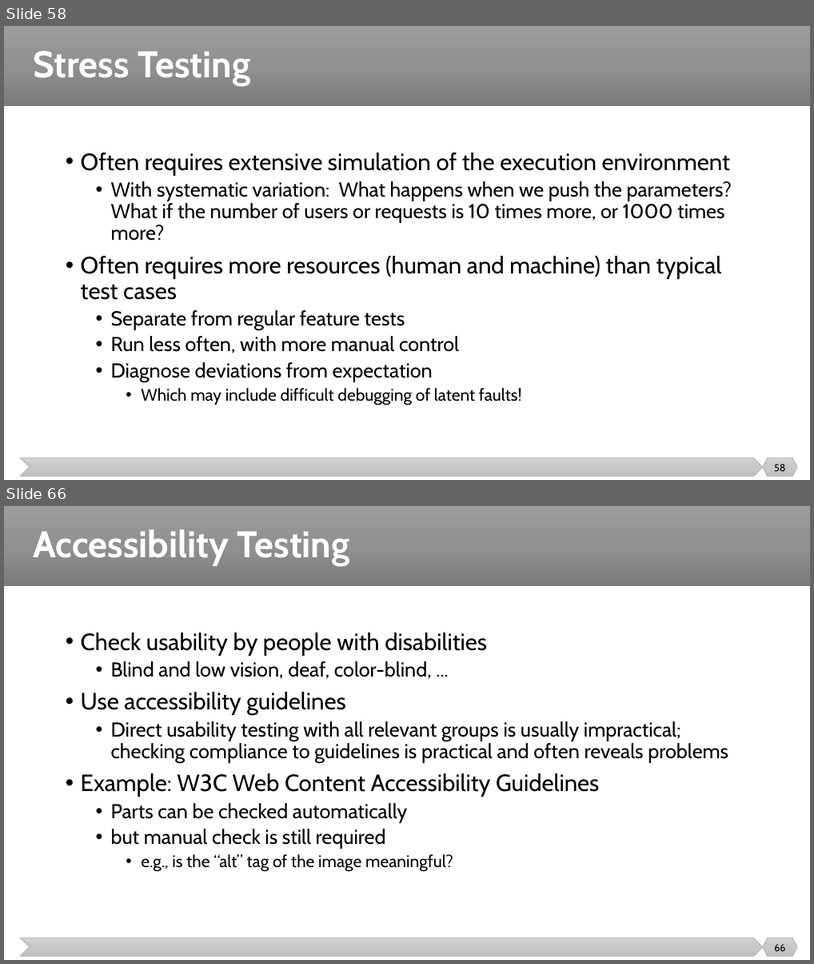
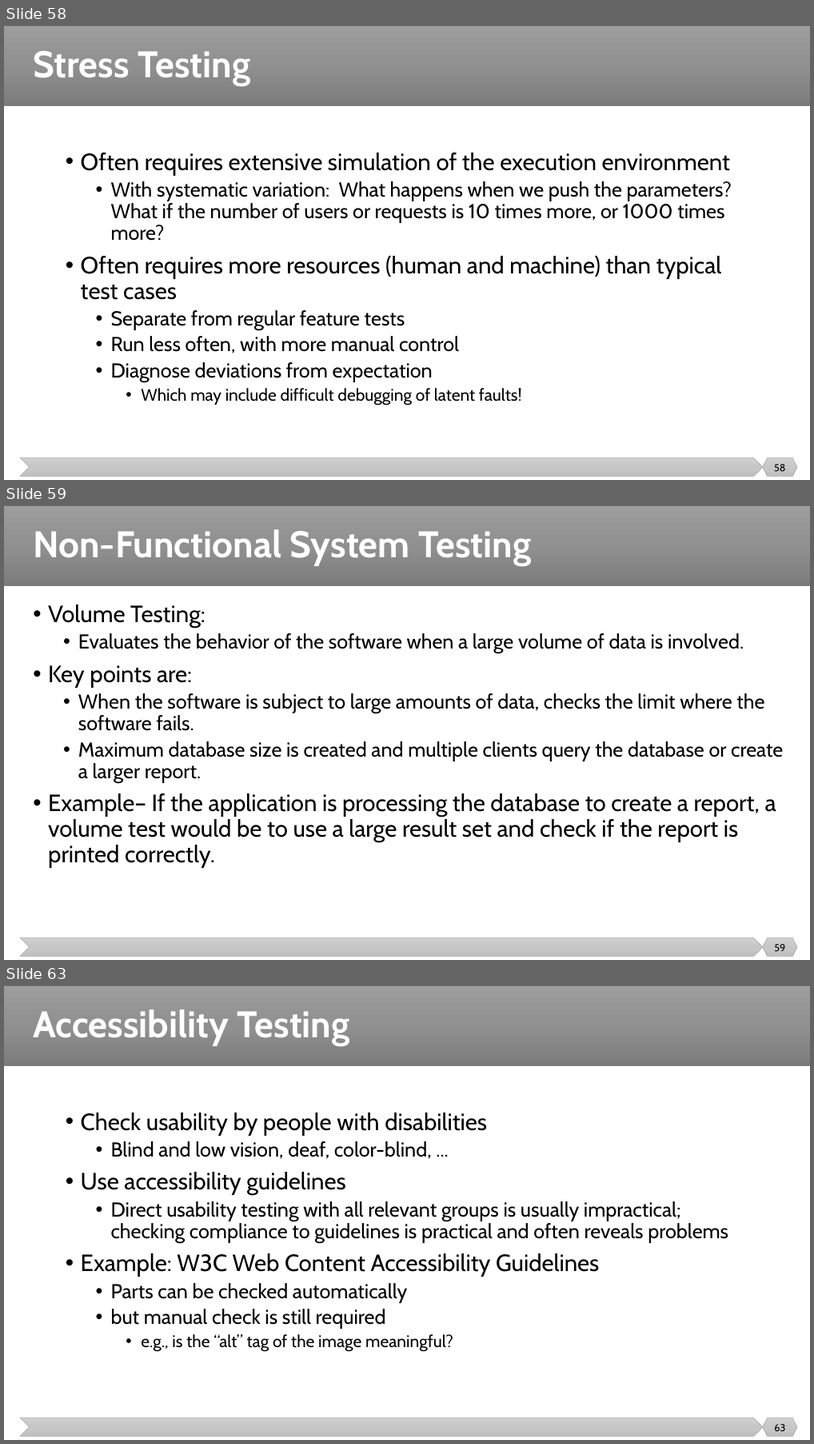
Before and after one commit to malenezi/malenezi, a slide deck: SE401/Lectures/8-Integration, System and Regression Testing/System Testing.pptx. Shown one above the other, each under a label of ours: slides 58 and 66 before the commit, slides 58, 59 and 63 after it; the slides between them are not shown. The pictures are 814x964 and 814x1444 pixels, drawn with LibreOffice and Linux fonts; fonts in the diff are those of the drawing. Boxes give left, top, right and bottom in pixels: in the first picture for what was removed or moved away, otherwise in the second. Text is boxed around its words. In the diff, an @@ line names an element or a change of style, - is before the commit and + after.

```diff
--- a/SE401/Lectures/8-Integration, System and Regression Testing/System Testing.pptx
+++ b/SE401/Lectures/8-Integration, System and Regression Testing/System Testing.pptx
@@ slide 59 added at (4, 506, 810, 960), background #FFFFFF; not listed: 3 template elements that a slide beside it also shows @@
@@ title added at (33, 529, 531, 566), 44 pt, text #FFFFFF, bold @@
+Non-Functional System Testing
@@ text added at (48, 604, 783, 868), 24 pt, text #000000 @@
+• Volume Testing:
+  • Evaluates the behavior of the software when a large volume of data is involved.
+• Key points are:
+  • When the software is subject to large amounts of data, checks the limit where the software fails.
+  • Maximum database size is created and multiple clients query the database or create a larger report.
+• Example– If the application is processing the database to create a report, a volume test would be to use a large result set and check if the report is printed correctly.
@@ page number added at (774, 944, 786, 951), 12 pt, text #000000 @@
+59
@@ what was slide 66 is now slide 63 @@
@@ page number at (774, 1424, 786, 1431): text changed @@
-66
+63
```
Also in this commit, not shown: 1 slide changed, 7 other slides added, 4 slides removed.
